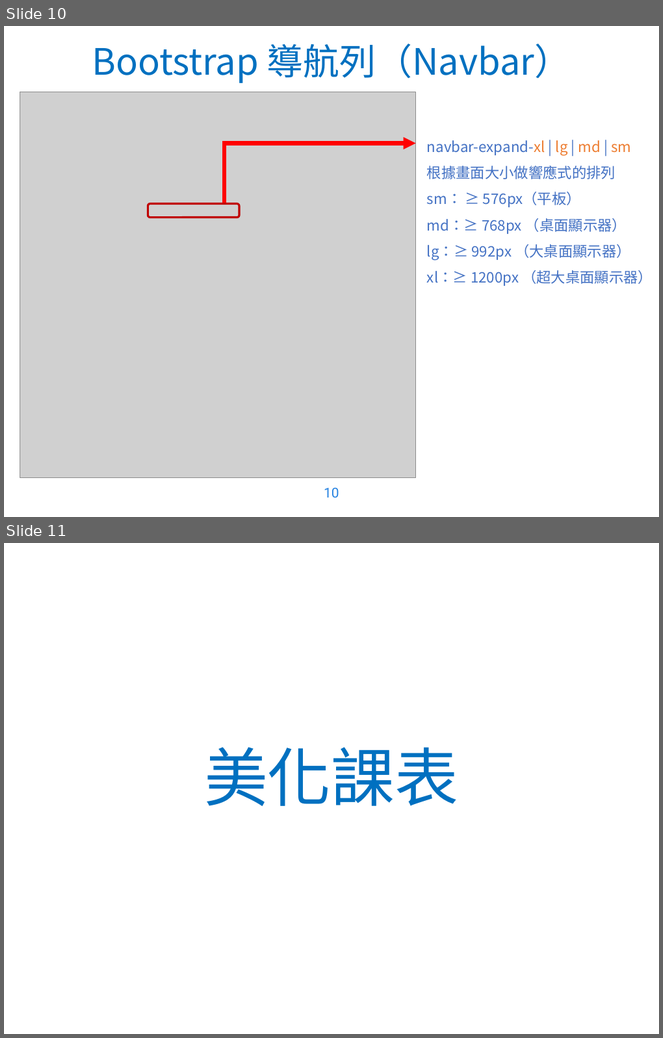
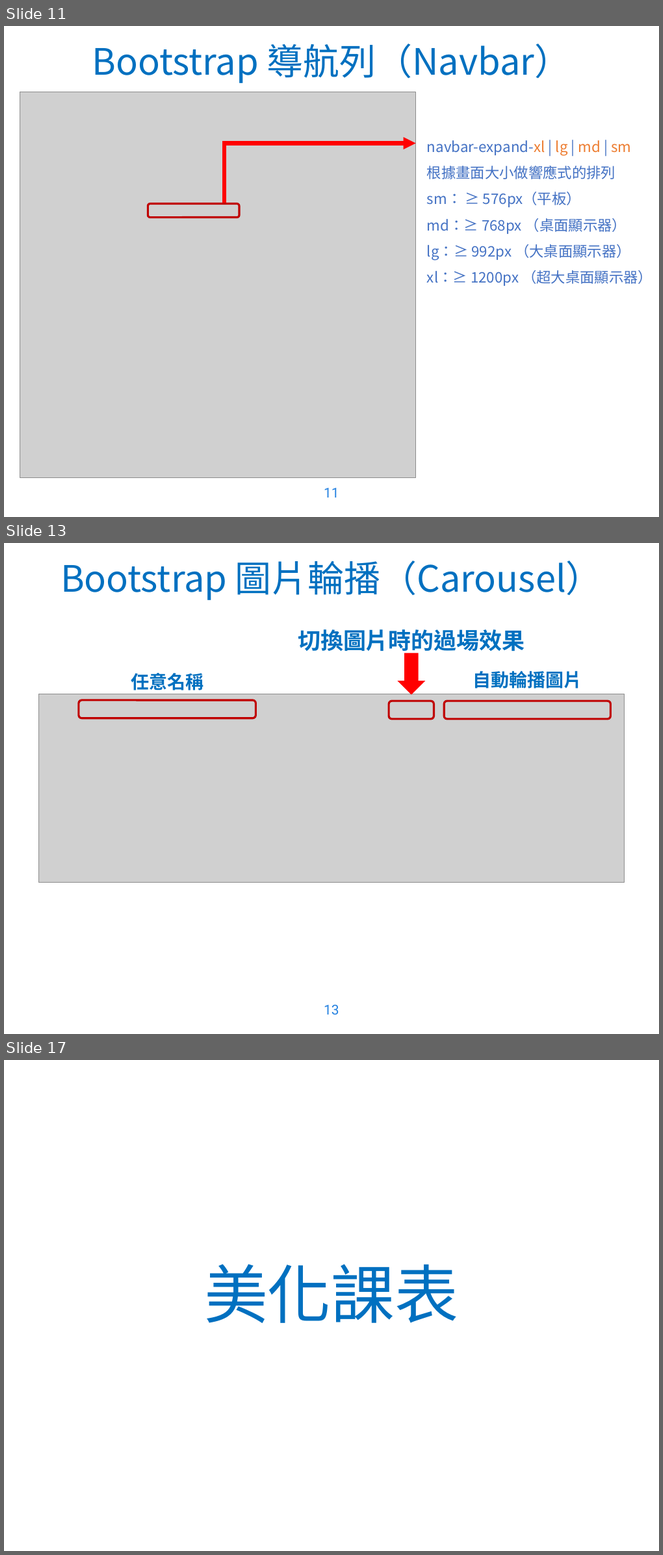
Before and after one commit to WaRTanKE7/WebClubData, a slide deck: 教學簡報/Bootstrap 4.pptx. Shown one above the other, each under a label of ours: slides 10 and 11 before the commit, slides 11, 13 and 17 after it; the slides between them are not shown. The pictures are 663x1038 and 663x1555 pixels, drawn with LibreOffice and Linux fonts; fonts in the diff are those of the drawing; grey boxes stand for pictures; background and template pictures are left out. Boxes give left, top, right and bottom in pixels: in the first picture for what was removed or moved away, otherwise in the second. Text is boxed around its words. In the diff, an @@ line names an element or a change of style, - is before the commit and + after.

```diff
--- a/教學簡報/Bootstrap 4.pptx
+++ b/教學簡報/Bootstrap 4.pptx
@@ slide 13 added at [4,543,659,1034], background picture (left out) @@
@@ text added at [61,561,603,600], 40 pt, text #0070C0 @@
+Bootstrap 圖片輪播（Carousel）
@@ text added at [298,629,525,655], 25 pt, text #0070C0, bold @@
+切換圖片時的過場效果
@@ right arrow added at [397,653,426,695], fill #FF0000 @@
@@ text added at [131,673,204,691], 20 pt, text #0070C0, bold @@
+任意名稱
@@ text added at [473,671,582,689], 20 pt, text #0070C0, bold @@
+自動輪播圖片
@@ picture added at [38,694,625,883] @@
@@ rounded rectangle added at [79,700,256,719], outline #C00000 2.25 pt @@
@@ rounded rectangle added at [389,701,434,719], outline #C00000 2.25 pt @@
@@ rounded rectangle added at [444,701,610,719], outline #C00000 2.25 pt @@
@@ page number added at [324,1005,339,1016], 15 pt, text #2582E1 @@
+13
@@ what was slide 10 is now slide 11 @@
@@ page number at [324,488,339,498]: text changed @@
-10
+11
@@ what was slide 11 is now slide 17 @@
```
Also in this commit, not shown: 2 slides changed, 5 other slides added, 5 other files.
